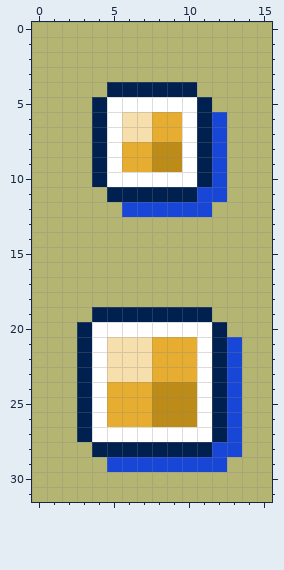
Edited in one commit: pixel-art sprite (graphics/summary_screen_new/tabContest.png). Above: the version before the commit.
The file is 16x32 pixels.
The same view after the edit:
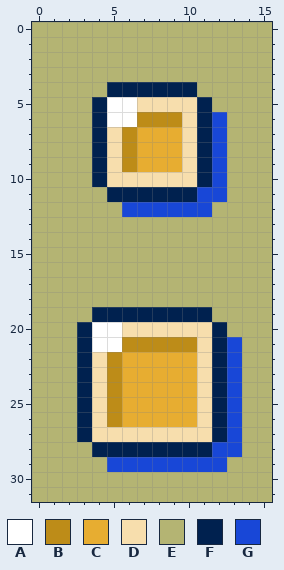
Palette (. is transparent): A #ffffff  B #bd8c18  C #e7ad31  D #f7dead  E #b4b473  F #00214f  G #1847d7
From old to new:
@@ x 3..12 @@
  4 EEFFFFFFEE
- 5 EFAAAAAAFE
- 6 EFADDCCAFG
- 7 EFADDCCAFG
- 8 EFACCBBAFG
- 9 EFACCBBAFG
-10 EFAAAAAAFG
+ 5 EFAADDDDFE
+ 6 EFAABBBDFG
+ 7 EFDBCCCDFG
+ 8 EFDBCCCDFG
+ 9 EFDBCCCDFG
+10 EFDDDDDDFG
 11 EEFFFFFFGG
@@ x 0..15 @@
 19 EEEEFFFFFFFFEEEE
-20 EEEFAAAAAAAAFEEE
-21 EEEFADDDCCCAFGEE
-22 EEEFADDDCCCAFGEE
-23 EEEFADDDCCCAFGEE
-24 EEEFACCCBBBAFGEE
-25 EEEFACCCBBBAFGEE
-26 EEEFACCCBBBAFGEE
-27 EEEFAAAAAAAAFGEE
+20 EEEFAADDDDDDFEEE
+21 EEEFAABBBBBDFGEE
+22 EEEFDBCCCCCDFGEE
+23 EEEFDBCCCCCDFGEE
+24 EEEFDBCCCCCDFGEE
+25 EEEFDBCCCCCDFGEE
+26 EEEFDBCCCCCDFGEE
+27 EEEFDDDDDDDDFGEE
 28 EEEEFFFFFFFFGGEE
Changed places in both pictures, as pixel boxes (x1, y1, x2, y2):
changed: (107, 97, 197, 187)
changed: (92, 322, 212, 442)
